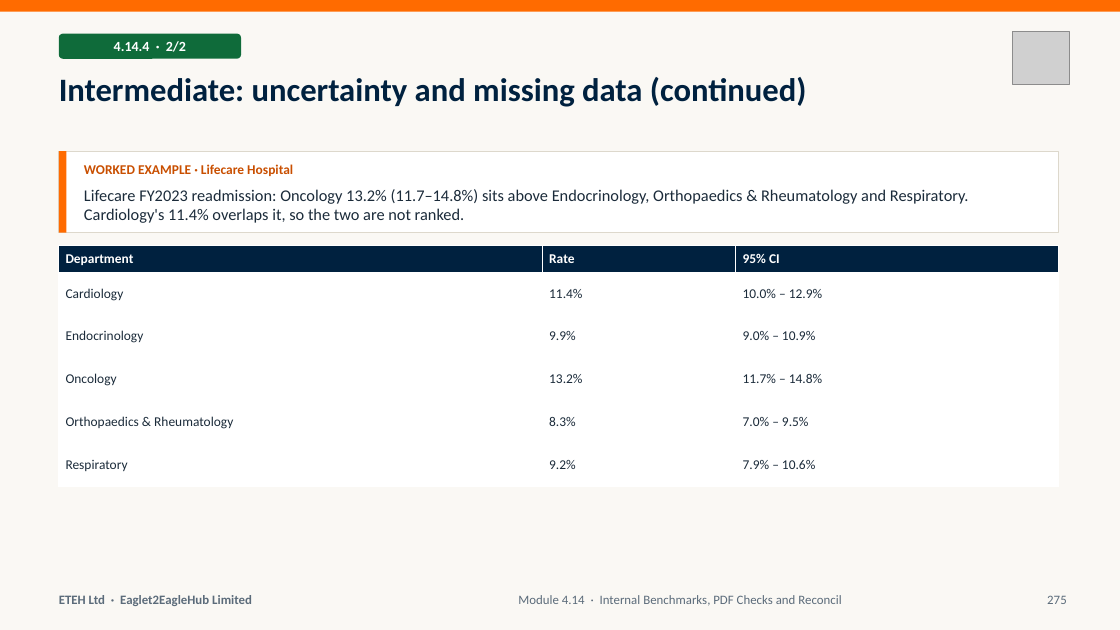
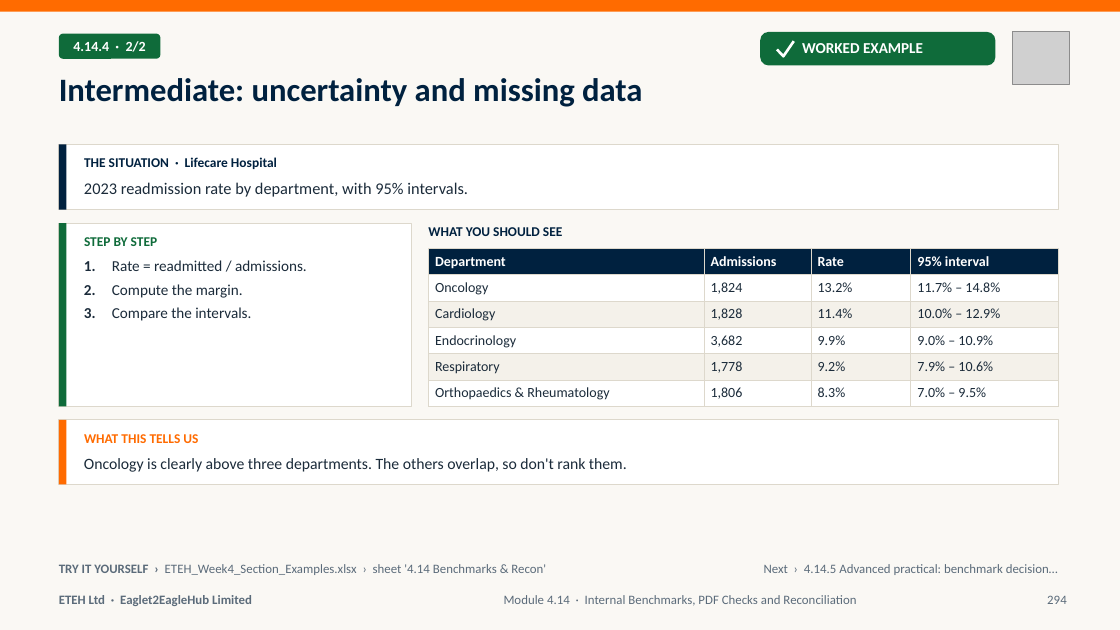
Before and after one commit to MaxiKen/ETEH, a slide deck: slide 294 of ETEH_Bootcamp_Pack/ETEH_Vol4_Week4_Stats_Forecast_AI_Slides.pptx (slide 275 before the commit). Drawn at 1120x630 pixels with LibreOffice and Linux fonts; fonts in the diff are those of the drawing; grey boxes stand for pictures. Boxes give left, top, right and bottom in pixels: in the first picture for what was removed or moved away, otherwise in the second. Text is boxed around its words. In the diff, an @@ line names an element or a change of style, - is before the commit and + after.

Commit message:
v2 slides: Modules 4.11-4.14 (Volume 4 complete); Week 4 workbook text fixes; V3 store-count fix

```diff
--- a/ETEH_Bootcamp_Pack/ETEH_Vol4_Week4_Stats_Forecast_AI_Slides.pptx
+++ b/ETEH_Bootcamp_Pack/ETEH_Vol4_Week4_Stats_Forecast_AI_Slides.pptx
@@ text "4.14.4 · 2/2": place and size @@
-text "4.14.4 · 2/2" at box(114, 41, 186, 52)
+text "4.14.4 · 2/2" at box(73, 41, 146, 52)
@@ rounded rectangle: place and size @@
-rounded rectangle at box(59, 34, 241, 59)
+rounded rectangle at box(59, 34, 160, 59)
@@ rounded rectangle added at box(760, 32, 996, 66), fill #0F6B3A @@
@@ freeform shape added at box(777, 41, 794, 56), outline #FFFFFF 2.25 pt @@
@@ text at box(802, 43, 923, 53): text changed; size 11.5 to 13 pt; text colour #C94F00 to #FFFFFF @@
-WORKED EXAMPLE · Lifecare Hospital
+WORKED EXAMPLE
@@ title at box(59, 78, 642, 107): text changed @@
-Intermediate: uncertainty and missing data (continued)
+Intermediate: uncertainty and missing data
@@ rectangle: place and size @@
-rectangle at box(59, 151, 1059, 233)
+rectangle at box(59, 145, 1059, 210)
@@ rectangle: place and size @@
-rectangle at box(59, 151, 66, 233)
+rectangle at box(59, 145, 66, 210)
@@ rectangle at box(59, 145, 66, 210): fill #FF6B00 to #00213F @@
@@ text added at box(84, 157, 277, 169), 11.5 pt, text #00213F, bold @@
+THE SITUATION · Lifecare Hospital
@@ text removed at box(84, 189, 969, 223) @@
-Lifecare FY2023 readmission: Oncology 13.2% (11.7–14.8%) sits above Endocrinology, Orthopaedics & Rheumatology and Respiratory. Cardiology's 11.4% overlaps it, so the two are not ranked.
@@ text added at box(84, 182, 468, 197), 14 pt, text #1B2B3A @@
+2023 readmission rate by department, with 95% intervals.
@@ rectangle added at box(59, 223, 412, 407), fill #FFFFFF, outline #DDD8CC 0.75 pt @@
@@ rectangle added at box(59, 223, 66, 407), fill #0F6B3A @@
@@ text added at box(84, 237, 158, 246), 11.5 pt, text #0F6B3A, bold @@
+STEP BY STEP
@@ text added at box(428, 227, 562, 236), 11.5 pt, text #00213F, bold @@
+WHAT YOU SHOULD SEE
@@ text added at box(84, 260, 307, 321), 13 pt, text #1B2B3A @@
+1. Rate = readmitted / admissions.
+2. Compute the margin.
+3. Compare the intervals.
@@ table at box(429, 249, 1059, 407) @@
-column 1: Department | Cardiology | Endocrinology | Oncology | Orthopaedics & Rheumatology | Respiratory
-column 2: Rate | 11.4% | 9.9% | 13.2% | 8.3% | 9.2%
-column 3: 95% CI | 10.0% – 12.9% | 9.0% – 10.9% | 11.7% – 14.8% | 7.0% – 9.5% | 7.9% – 10.6%
+column 1: Department | Oncology | Cardiology | Endocrinology | Respiratory | Orthopaedics & Rheumatology
+column 2: Admissions | 1,824 | 1,828 | 3,682 | 1,778 | 1,806
+column 3: Rate | 13.2% | 11.4% | 9.9% | 9.2% | 8.3%
+column 4: 95% interval | 11.7% – 14.8% | 10.0% – 12.9% | 9.0% – 10.9% | 7.9% – 10.6% | 7.0% – 9.5%
@@ table: place and size @@
-table at box(59, 245, 1059, 486)
+table at box(429, 249, 1059, 407)
@@ rectangle added at box(59, 420, 1059, 485), fill #FFFFFF, outline #DDD8CC 0.75 pt @@
@@ rectangle added at box(59, 420, 66, 485), fill #FF6B00 @@
@@ text added at box(84, 434, 198, 443), 11.5 pt, text #FF6B00, bold @@
+WHAT THIS TELLS US
@@ text added at box(84, 458, 627, 472), 13.5 pt, text #1B2B3A @@
+Oncology is clearly above three departments. The others overlap, so don't rank them.
@@ text added at box(59, 564, 546, 575), 11 pt, text #5B6B7A @@
+TRY IT YOURSELF › ETEH_Week4_Section_Examples.xlsx › sheet '4.14 Benchmarks & Recon'
@@ text added at box(764, 564, 1058, 575), 11 pt, text #5B6B7A @@
+Next › 4.14.5 Advanced practical: benchmark decision…
@@ text at box(504, 595, 856, 606): text changed @@
-Module 4.14 · Internal Benchmarks, PDF Checks and Reconcil
+Module 4.14 · Internal Benchmarks, PDF Checks and Reconciliation
@@ text at box(1047, 595, 1067, 604): text changed @@
-275
+294
```
Also in this commit, not shown: 5 other slides changed, 61 slides added, 42 slides removed, 9 other files.
